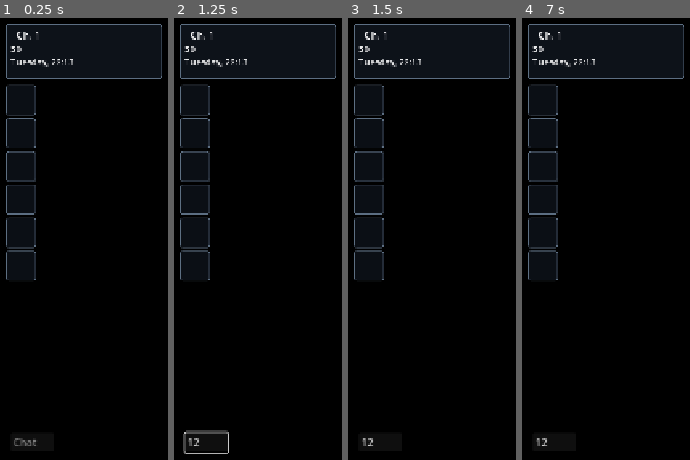
Above: before the commit, frames 1-4 (left to right).
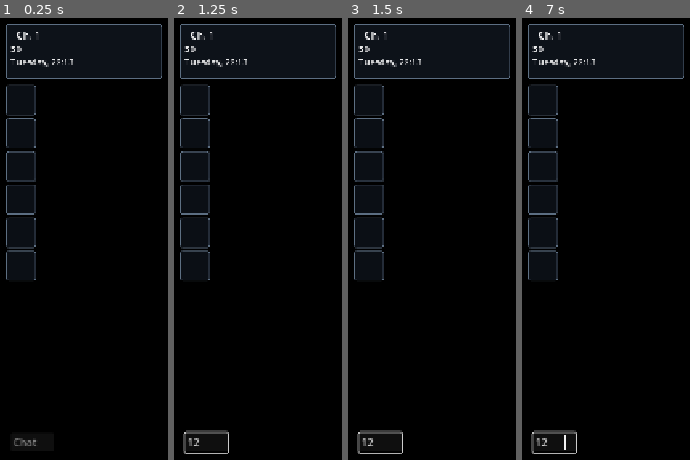
Above: after the commit, the same moments.

Repository: MorenoLand/Moreno.MonWorld-Client
Game: Godot game, scene res://scenes/world.tscn
The game is run twice, just before and just after one commit, with the same random seed, the same clock (stepped at 60 frames per second) and the same inputs. This scene is started directly instead of the project's main scene.
Inputs (mouse positions are in pixels of both pictures, inside the frame that each line leads up to):
- Up to frame 1 (0.25 s): no input
- Up to frame 2 (1.25 s): click (205, 442) at 0.52 s; type "12" at 0.6 s
- Up to frame 3 (1.5 s): tap Enter at 1.25, 1.35 s; hold Right from 1.28 s (still down)
- Up to frame 4 (7 s): tap Space at 1.52, 2, 2.27, 3.5, 3.77, 4.52, 5, 5.27, 6.77 s; release Right at 2.03 s; hold Down 2.03-2.78 s; tap F at 2.1, 4.35, 6.6 s; tap Enter at 2.75, 3.6, 4.25, 5.85 s; hold Right 2.78-3.53 s; tap Keypad Enter at 2.85, 5.1 s; hold Up 3.53-4.28 s; hold Left 4.28-5.78 s; hold Down 5.78-6.53 s; hold Right from 6.53 s (still down)

Frames 1-2 are identical in both runs. In frame 3, 0.4% of the frame differs, in the area x 5-33%, y 93-99%; in frame 4, 0.4%.

Commit message:
Optimize OpenMMO login and movement

Diff:
--- a/scripts/auth.gd
+++ b/scripts/auth.gd
@@ -20,6 +20,9 @@
 var settings_key_button: Button
 var settings_status_label: Label
 var busy := false
+var saved_username: String = ""
+var saved_password: String = ""
+var saved_token: String = ""
 
 func _ready() -> void:
 	provider = MonWorldContentProvider.new()
@@ -290,6 +293,9 @@
 		return
 	username_input.text = str(saved.get("username", ""))
 	password_input.text = str(saved.get("password", ""))
+	saved_username = username_input.text
+	saved_password = password_input.text
+	saved_token = str(saved.get("token", ""))
 	remember_input.button_pressed = true
 
 func _initialize_content() -> void:
@@ -381,7 +387,8 @@
 		return
 	var username: String = username_input.text.strip_edges()
 	var password: String = password_input.text
-	if username.is_empty() or password.is_empty():
+	var token: String = saved_token if remember_input.button_pressed and username == saved_username and password == saved_password else ""
+	if username.is_empty() or (password.is_empty() and token.is_empty()):
 		_set_status("Username and password are required.", true)
 		return
 	if GameState.content == null:
@@ -395,12 +402,15 @@
 	busy = true
 	submit_button.disabled = true
 	_set_status("Authenticating…")
-	var result: Dictionary = await GameState.login(username, password, remember_input.button_pressed)
+	var result: Dictionary = await GameState.login(username, password, remember_input.button_pressed, token)
 	if not result.ok:
 		_finish_submit(str(result.error), true)
 		return
 	if remember_input.button_pressed:
-		MonWorldAuthStore.save(username, password)
+		MonWorldAuthStore.save(username, password, str(result.get("remember_token", "")))
+		saved_username = username
+		saved_password = password
+		saved_token = str(result.get("remember_token", ""))
 	else:
 		MonWorldAuthStore.clear()
 	_set_status("Opening game connection…")
--- a/scripts/auth_store.gd
+++ b/scripts/auth_store.gd
@@ -7,13 +7,14 @@
 		return {}
 	var username: String = str(credentials.get("username", "")).strip_edges()
 	var password: String = str(credentials.get("password", ""))
-	if username.is_empty() or password.is_empty():
+	var token: String = str(credentials.get("token", "")).strip_edges()
+	if username.is_empty() or (password.is_empty() and token.is_empty()):
 		return {}
-	return {"username": username, "password": password}
+	return {"username": username, "password": password, "token": token}
 
-static func save(username: String, password: String) -> void:
+static func save(username: String, password: String, token: String = "") -> void:
 	var settings: Dictionary = MonWorldStorage.read_json(MonWorldStorage.SETTINGS_FILE)
-	settings["credentials"] = {"username": username, "password": password}
+	settings["credentials"] = {"username": username, "password": password, "token": token}
 	MonWorldStorage.write_json(MonWorldStorage.SETTINGS_FILE, settings)
 
 static func clear() -> void:
--- a/scripts/content/map_play_canvas.gd
+++ b/scripts/content/map_play_canvas.gd
@@ -125,6 +125,15 @@
 func set_player_state(x: int, y: int, elevation: int = 3, facing: int = 1) -> void:
 	var next_position: Vector2i = Vector2i(x, y)
 	if authoritative_state and has_spawn and next_position == pending_position and movement_active:
+		pending_elevation = elevation
+		return
+	if authoritative_state and has_spawn and next_position == player_position:
+		player_elevation = elevation
+		if not movement_active:
+			player_facing = facing
+		else:
+			pending_elevation = elevation
+		queue_redraw()
 		return
 	if authoritative_state and has_spawn and absi(next_position.x - player_position.x) + absi(next_position.y - player_position.y) == 1:
 		player_facing = _direction_between(player_position, next_position)
--- a/scripts/game_state.gd
+++ b/scripts/game_state.gd
@@ -95,12 +95,13 @@
 	content = value
 	return {"ok": true}
 
-func login(username: String, password: String, stay_logged_in: bool = false) -> Dictionary:
+func login(username: String, password: String, stay_logged_in: bool = false, saved_token: String = "") -> Dictionary:
 	if login_flow != "idle" or game_flow != "idle":
 		return {"ok": false, "error": "another connection is already in progress"}
 	if root_public_key_path.is_empty() or not FileAccess.file_exists(root_public_key_path):
 		return {"ok": false, "error": "The OpenMMO server key is unavailable; restore the bundled key or choose a custom key in Settings"}
-	user = {"username": username, "password": password, "stay_logged_in": stay_logged_in}
+	var token: String = saved_token.strip_edges()
+	user = {"username": username, "password": password, "stay_logged_in": stay_logged_in, "saved_key": token, "login_method": "token" if not token.is_empty() else "password"}
 	game_access.clear()
 	login_flow = "connecting"
 	flow_deadline_msec = Time.get_ticks_msec() + FLOW_TIMEOUT_MSEC
@@ -110,6 +111,8 @@
 		flow_deadline_msec = 0
 		return {"ok": false, "error": "could not connect to OpenMMO login server (%s)" % error_string(error)}
 	var result: Dictionary = await login_completed
+	if bool(result.get("ok", false)):
+		result["remember_token"] = str(user.get("saved_key", ""))
 	return result
 
 func connect_game() -> Dictionary:
@@ -178,7 +181,8 @@
 	if login_flow != "connecting":
 		return
 	login_flow = "response"
-	var payload: PackedByteArray = LOGIN_PROTOCOL_SCRIPT.encode_password_login(str(user.get("username", "")), str(user.get("password", "")), bool(user.get("stay_logged_in", false)), hardware_id, _os_ordinal())
+	var saved_token: PackedByteArray = Marshalls.base64_to_raw(str(user.get("saved_key", "")))
+	var payload: PackedByteArray = LOGIN_PROTOCOL_SCRIPT.encode_token_login(str(user.get("username", "")), saved_token, hardware_id, _os_ordinal()) if user.get("login_method", "password") == "token" and not saved_token.is_empty() else LOGIN_PROTOCOL_SCRIPT.encode_password_login(str(user.get("username", "")), str(user.get("password", "")), bool(user.get("stay_logged_in", false)), hardware_id, _os_ordinal())
 	if payload.is_empty() or not login_session.send_packet(LOGIN_PROTOCOL_SCRIPT.LOGIN_REQUEST, payload):
 		_finish_login({"ok": false, "error": "OpenMMO login request could not be sent"})
 
@@ -186,6 +190,11 @@
 	if login_flow == "response" and opcode == LOGIN_PROTOCOL_SCRIPT.LOGIN_RESPONSE:
 		var response: Dictionary = LOGIN_PROTOCOL_SCRIPT.decode_login_response(payload)
 		if not response.ok or not bool(response.get("authenticated", false)):
+			if int(response.get("state", -1)) == 30 and user.get("login_method", "password") == "token" and not str(user.get("password", "")).is_empty():
+				user["login_method"] = "password"
+				var password_payload: PackedByteArray = LOGIN_PROTOCOL_SCRIPT.encode_password_login(str(user.get("username", "")), str(user.get("password", "")), bool(user.get("stay_logged_in", false)), hardware_id, _os_ordinal())
+				if not password_payload.is_empty() and login_session.send_packet(LOGIN_PROTOCOL_SCRIPT.LOGIN_REQUEST, password_payload):
+					return
 			_finish_login({"ok": false, "error": str(response.get("message", "OpenMMO login failed"))})
 			return
 		login_flow = "server_list"
--- a/scripts/net/session.gd
+++ b/scripts/net/session.gd
@@ -149,19 +149,26 @@
 		_fail("OpenMMO ServerHello is malformed")
 		return
 	var root_public: PackedByteArray = _load_root_public_point()
+	var root_public_pem: String = FileAccess.get_file_as_string(root_public_key_path)
 	var raw_signature: PackedByteArray = _ecdsa_der_to_raw(signature)
-	if root_public.is_empty() or raw_signature.size() != 64:
+	if root_public.is_empty() or root_public_pem.strip_edges().is_empty() or raw_signature.size() != 64:
 		_fail("OpenMMO root public key or server signature is malformed")
 		return
 	pending_checksum_size = checksum_size
 	state = State.DERIVING_KEYS
 	derivation_thread = Thread.new()
-	var error: Error = derivation_thread.start(Callable(self, "_derive_handshake").bind(server_public, root_public, _sha256(server_public), raw_signature))
+	var error: Error = derivation_thread.start(Callable(self, "_derive_handshake").bind(server_public, root_public, _sha256(server_public), raw_signature, signature, root_public_pem))
 	if error != OK:
 		derivation_thread = null
 		_fail("OpenMMO P-256 worker could not start")
 
-func _derive_handshake(server_public: PackedByteArray, root_public: PackedByteArray, digest: PackedByteArray, signature: PackedByteArray) -> Dictionary:
+func _derive_handshake(server_public: PackedByteArray, root_public: PackedByteArray, digest: PackedByteArray, signature: PackedByteArray, signature_der: PackedByteArray, root_public_pem: String) -> Dictionary:
+	if not OS.has_feature("web"):
+		var native_key := CryptoKey.new()
+		if native_key.load_from_string(root_public_pem, true) == OK:
+			if not Crypto.new().verify(HashingContext.HASH_SHA256, digest, signature_der, native_key):
+				return {"ok": false, "error": "OpenMMO server signature is invalid"}
+			return P256_SCRIPT.new().generate_handshake(server_public)
 	return P256_SCRIPT.new().generate_verified_handshake(server_public, root_public, digest, signature)
 
 func _finish_key_derivation(result: Dictionary) -> void:
--- a/scripts/world/world.gd
+++ b/scripts/world/world.gd
@@ -38,7 +38,7 @@
 	map_view.set_anchors_and_offsets_preset(Control.PRESET_FULL_RECT)
 	map_view.set_content(GameState.content)
 	map_view.set_authoritative_state(true)
-	map_view.set_input_enabled(false)
+	map_view.set_input_enabled(true)
 	map_view.interaction_requested.connect(_on_interaction_requested)
 	map_view.sound_requested.connect(_on_sound_requested)
 	add_child(map_view)
@@ -149,6 +149,12 @@
 	if player is Dictionary:
 		var entity: Dictionary = player
 		var key := str(entity.get("entity_id", entity.get("character_id", entity.get("user_id", 0))))
+		var is_local: bool = bool(value.get("local", false)) or int(entity.get("character_id", 0)) == selected_character_id
+		var incoming_map_id: String = str(entity.get("map_id", ""))
+		if is_local and not incoming_map_id.is_empty() and map_view != null and incoming_map_id != map_view.map_id:
+			if _load_map_texture(incoming_map_id):
+				snapshot["map_id"] = incoming_map_id
+				title_label.text = "Map: %s" % incoming_map_id
 		var merged: Dictionary = {}
 		var existing: Variant = entities.get(key, {})
 		if existing is Dictionary:
@@ -178,6 +184,8 @@
 	if map_view == null or snapshot.is_empty():
 		return
 	if not map_has_animation:
+		return
+	if map_view.movement_active:
 		return
 	animation_elapsed += delta
 	if animation_elapsed < 0.125:
